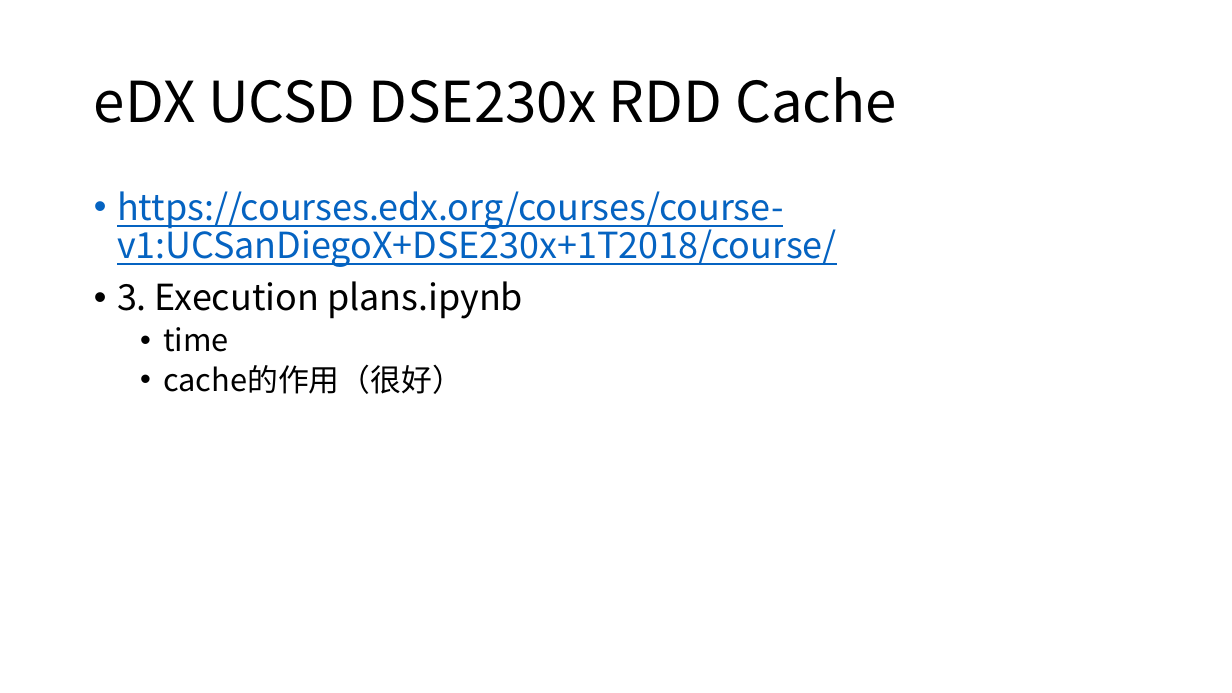
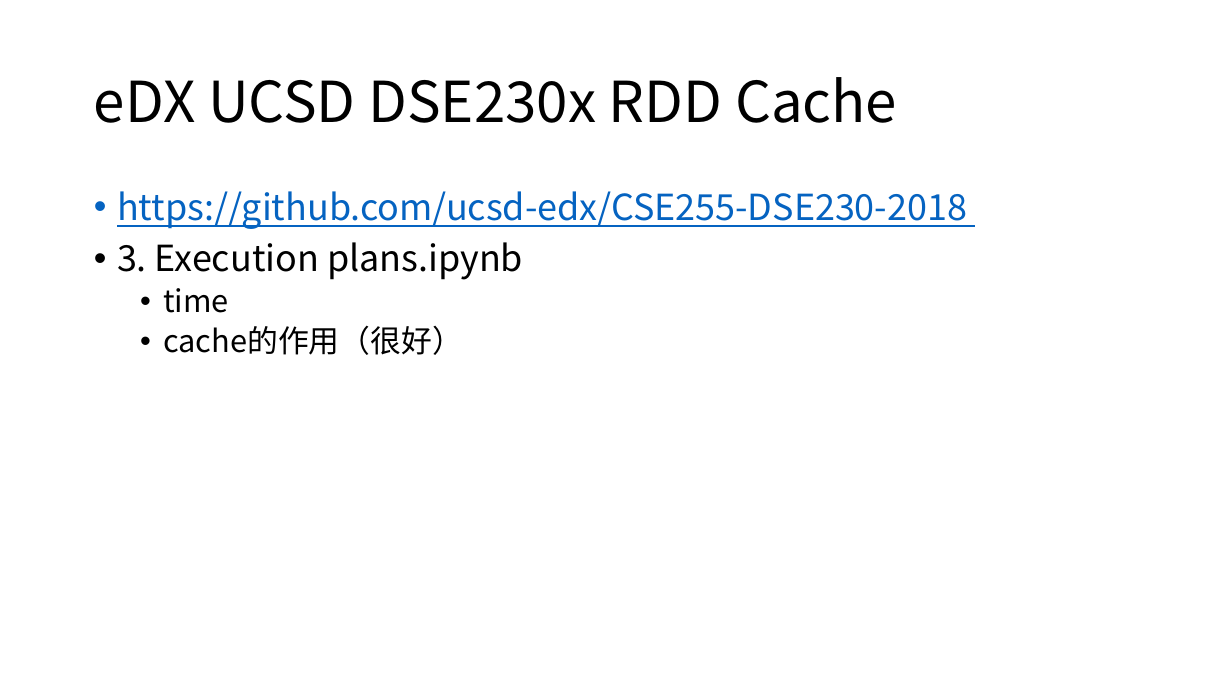
Before and after one commit to yishuai/spark, a slide deck: slide 8 of lab/ppt/2-rdd-df.pptx. Drawn at 1232x693 pixels with LibreOffice and Linux fonts; fonts in the diff are those of the drawing. Boxes give left, top, right and bottom in pixels: in the first picture for what was removed or moved away, otherwise in the second. Text is boxed around its words. In the diff, an @@ line names an element or a change of style, - is before the commit and + after.

```diff
--- a/lab/ppt/2-rdd-df.pptx
+++ b/lab/ppt/2-rdd-df.pptx
@@ text at (117,191,967,229): text changed @@
-• https://courses.edx.org/courses/course-v1:UCSanDiegoX+DSE230x+1T2018/course/
+• https://github.com/ucsd-edx/CSE255-DSE230-2018
```
Also in this commit, not shown: 5 other slides changed, 5 other files.
